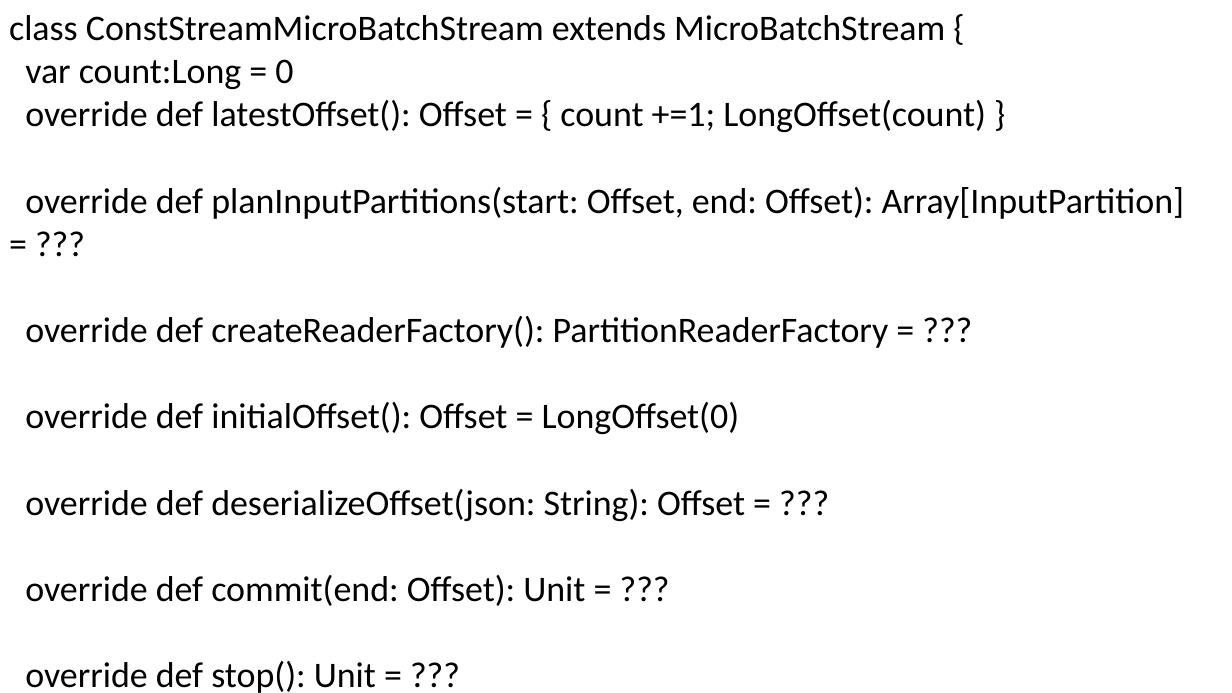
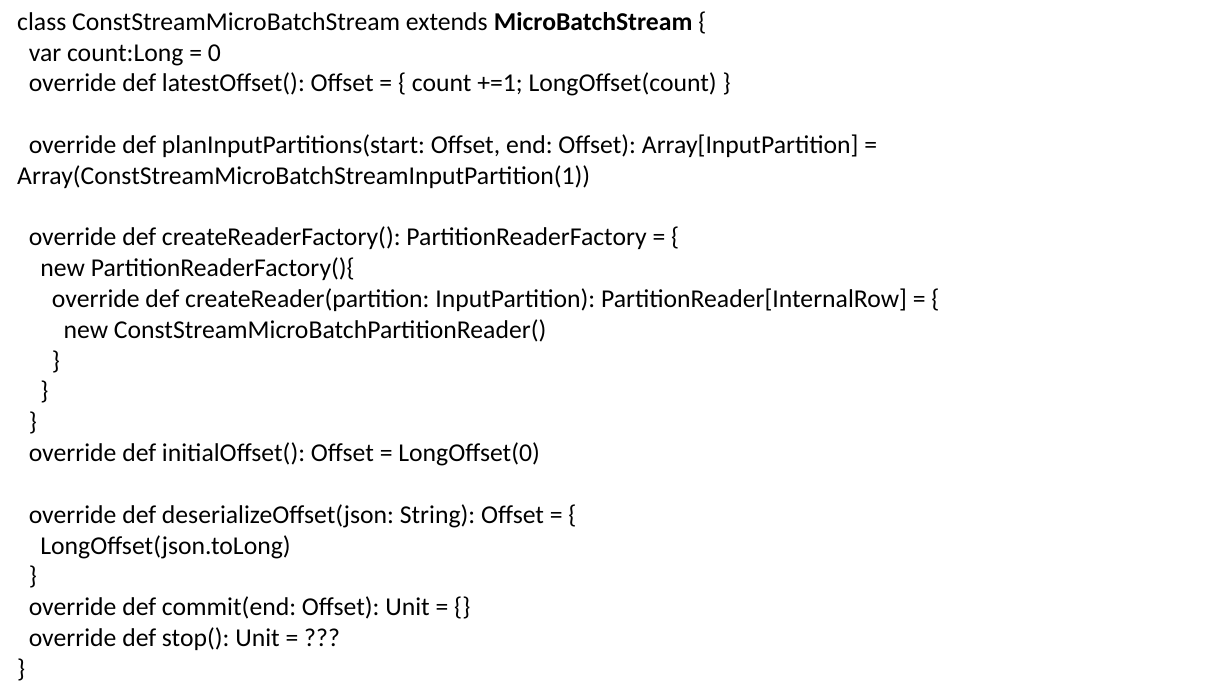
Before and after one commit to nkudinov/apache_spark_pptx, a slide deck: slide 9 of Spark_Custom_Stream_Sources_v2.pptx. Drawn at 1232x693 pixels with LibreOffice and Linux fonts; fonts in the diff are those of the drawing. Boxes give left, top, right and bottom in pixels: in the first picture for what was removed or moved away, otherwise in the second. Text is boxed around its words. In the diff, an @@ line names an element or a change of style, - is before the commit and + after.

Commit message:
add custom stream source v2

```diff
--- a/Spark_Custom_Stream_Sources_v2.pptx
+++ b/Spark_Custom_Stream_Sources_v2.pptx
@@ text "class ConstStreamMicroBatchStream extends MicroBatchStream {": place and size @@
-text "class ConstStreamMicroBatchStream extends MicroBatchStream {" at <box>9,15,1185,693</box>
+text "class ConstStreamMicroBatchStream extends MicroBatchStream {" at <box>17,12,907,650</box>
@@ text at <box>17,12,717,650</box>: size 28 to 20 pt in "class ConstStreamMicroBatchStream extends MicroBatchStream {", "var count:Long = 0", "override def latestOffset(): Offset = { count ...", "override def initialOffset(): Offset = LongOffset(0)" and 2 more places; bold on in "MicroBatchStream" @@
@@ text at <box>17,134,907,342</box>: text changed; size 28 to 20 pt @@
-override def planInputPartitions(start: Offset, end: Offset): Array[InputPartition] = ???
-override def createReaderFactory(): PartitionReaderFactory = ???
+override def planInputPartitions(start: Offset, end: Offset): Array[InputPartition] = Array(ConstStreamMicroBatchStreamInputPartition(1))
+override def createReaderFactory(): PartitionReaderFactory = {
+new PartitionReaderFactory(){
+override def createReader(partition: InputPartition): PartitionReader[InternalRow] = {
+new ConstStreamMicroBatchPartitionReader()
+}
+}
+}
@@ text at <box>29,504,544,619</box>: text changed; size 28 to 20 pt @@
-override def deserializeOffset(json: String): Offset = ???
-override def commit(end: Offset): Unit = ???
+override def deserializeOffset(json: String): Offset = {
+LongOffset(json.toLong)
+}
+override def commit(end: Offset): Unit = {}
```
Also in this commit, not shown: 1 other slide changed, 1 slide added.
